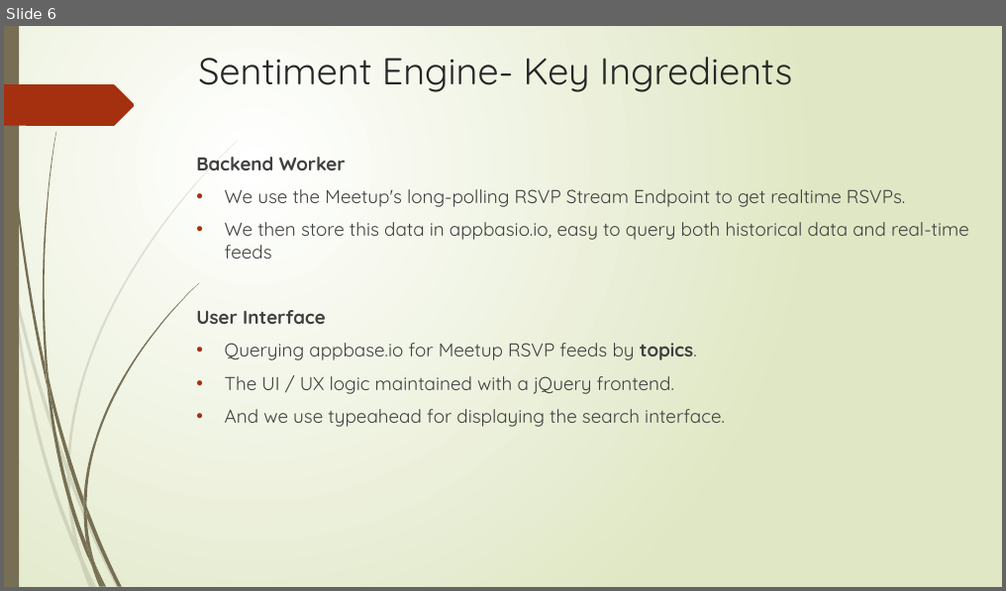
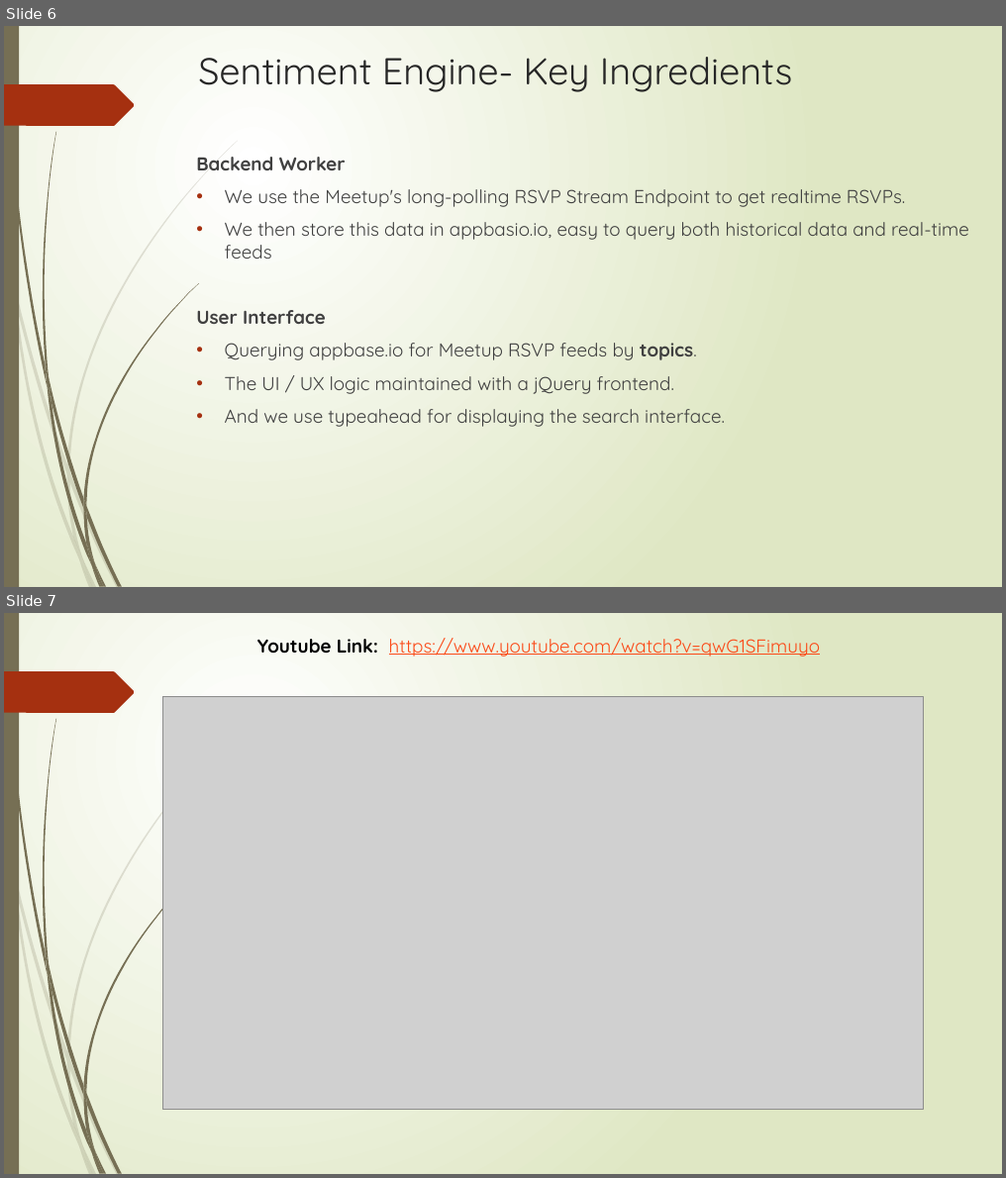
Before and after one commit to cmoulika009/Hackathon-Fall-2016-Sentiment-Engine, a slide deck: Documentation/Hackathon-Sentiment-Stranger7.pptx. Shown one above the other, each under a label of ours: slide 6 before the commit, slides 6 and 7 after it. The pictures are 1006x591 and 1006x1178 pixels, drawn with LibreOffice and Linux fonts; fonts in the diff are those of the drawing; grey boxes stand for pictures. Boxes give left, top, right and bottom in pixels: in the first picture for what was removed or moved away, otherwise in the second. Text is boxed around its words. In the diff, an @@ line names an element or a change of style, - is before the commit and + after.

Commit message:
IMage

```diff
--- a/Documentation/Hackathon-Sentiment-Stranger7.pptx
+++ b/Documentation/Hackathon-Sentiment-Stranger7.pptx
@@ slide 7 added at box(4, 613, 1002, 1174), background gradient #FFFFFF to #DFE8C4; not listed: 24 template elements that a slide beside it also shows @@
@@ text added at box(257, 638, 820, 657), 18 pt, text #FB4A18, underline @@
+Youtube Link: https://www.youtube.com/watch?v=qwG1SFimuyo
@@ picture added at box(162, 696, 924, 1109) @@
```
Also in this commit, not shown: 1 slide removed.
